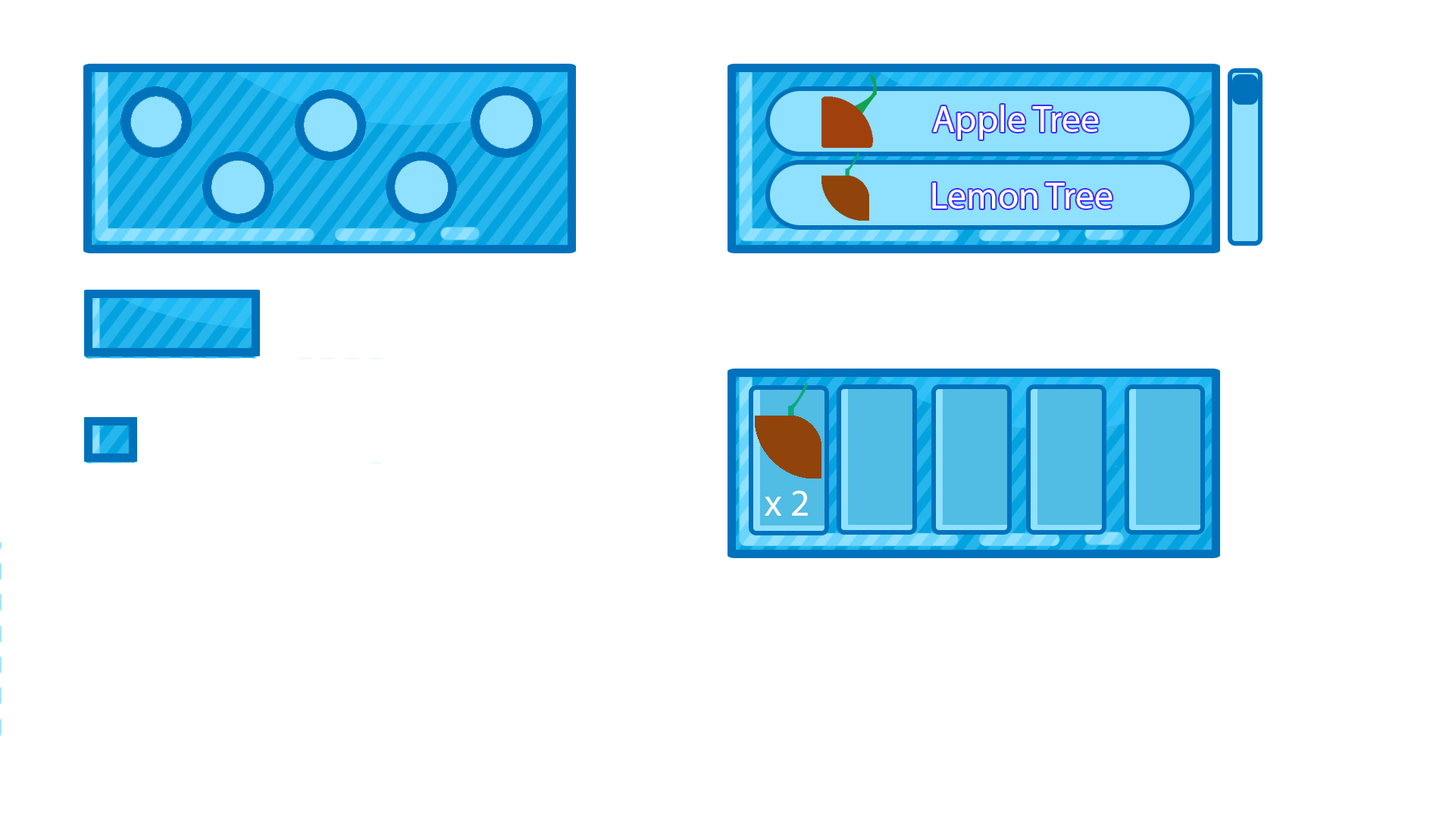
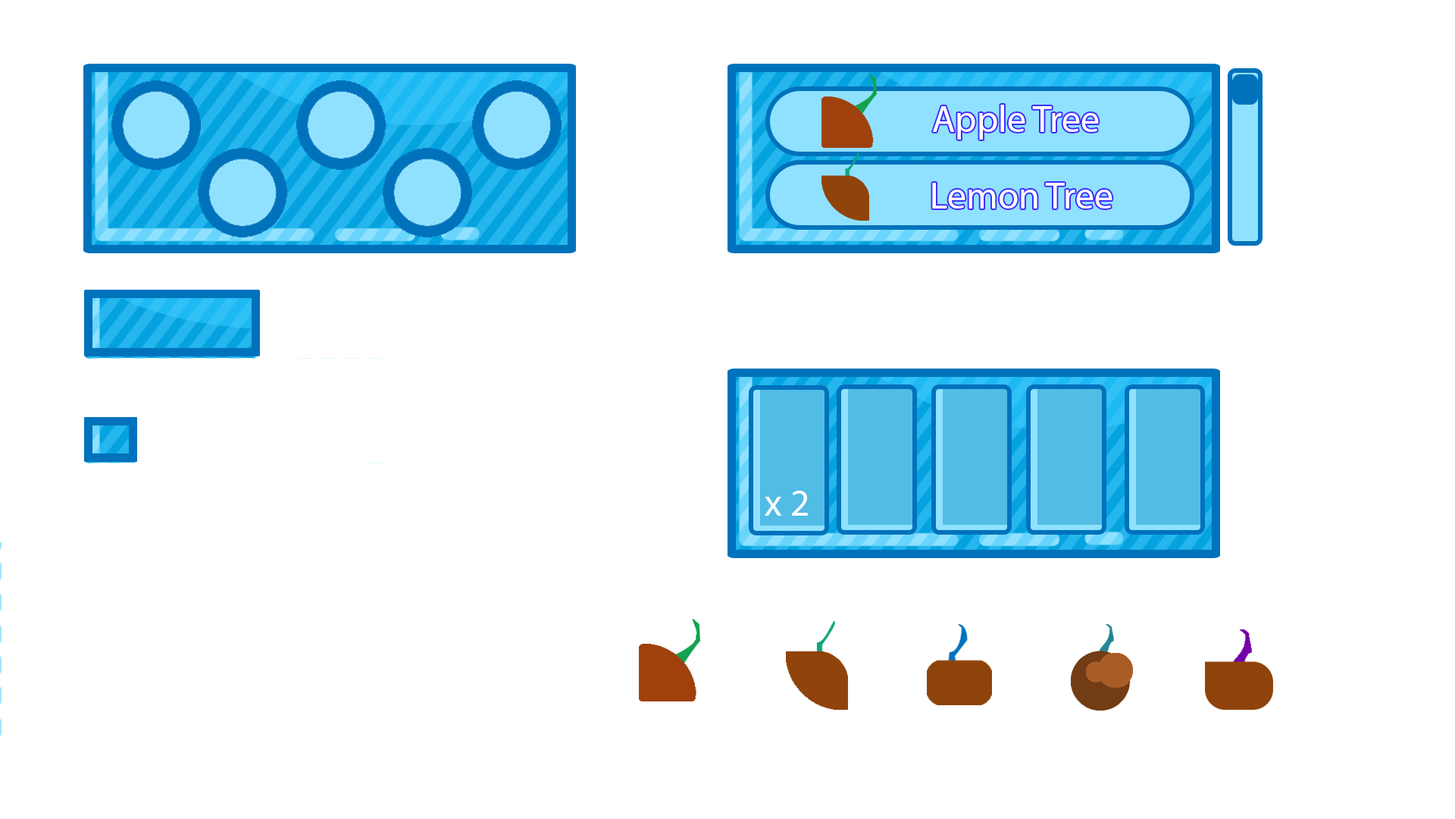
Revision of a layered 1455px x 819px image; what changed, layer by layer:
added group "Fruit Icons" with 5 layers above "Middle" over [638, 618, 1274, 711]
added layer "Layer 13" in group "Fruit Icons" over [1205, 629, 1274, 710]
added layer "Layer 12" in group "Fruit Icons" over [1071, 623, 1134, 711]
added layer "Layer 11" in group "Fruit Icons" over [927, 623, 993, 705]
added layer "Layer 10" in group "Fruit Icons" over [638, 618, 701, 702]
moved "Layer 9" into group "Fruit Icons", painted on it over [754, 382, 849, 710]
renamed "Layer 4" to "Layer 15", painted on it over [294, 80, 386, 170]
renamed "Layer 2" to "Layer 16", moved it above "Layer 14", painted on it over [111, 80, 201, 170]
renamed "Layer 6" to "Layer 14", moved it above "Layer 17", painted on it over [382, 147, 473, 238]
renamed "Layer 3" to "Layer 17", painted on it over [197, 147, 288, 238]
moved "Layer 5" above "Stripes", painted on it over [470, 80, 562, 170]
